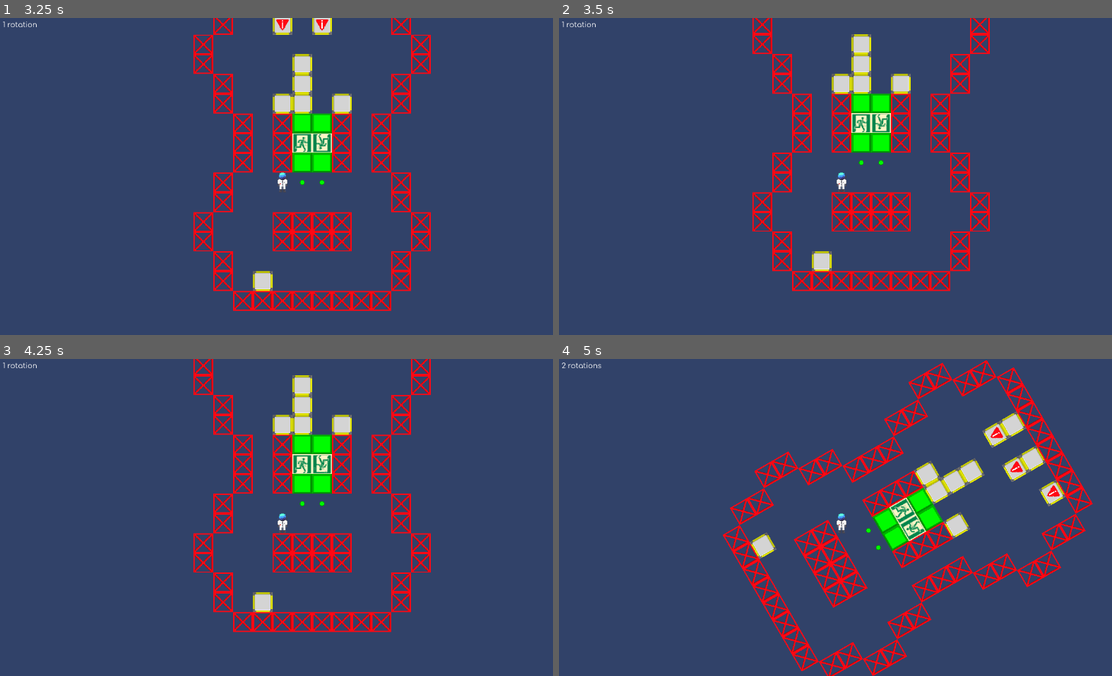
Above: before the commit, frames 1-4 (two rows, left to right).
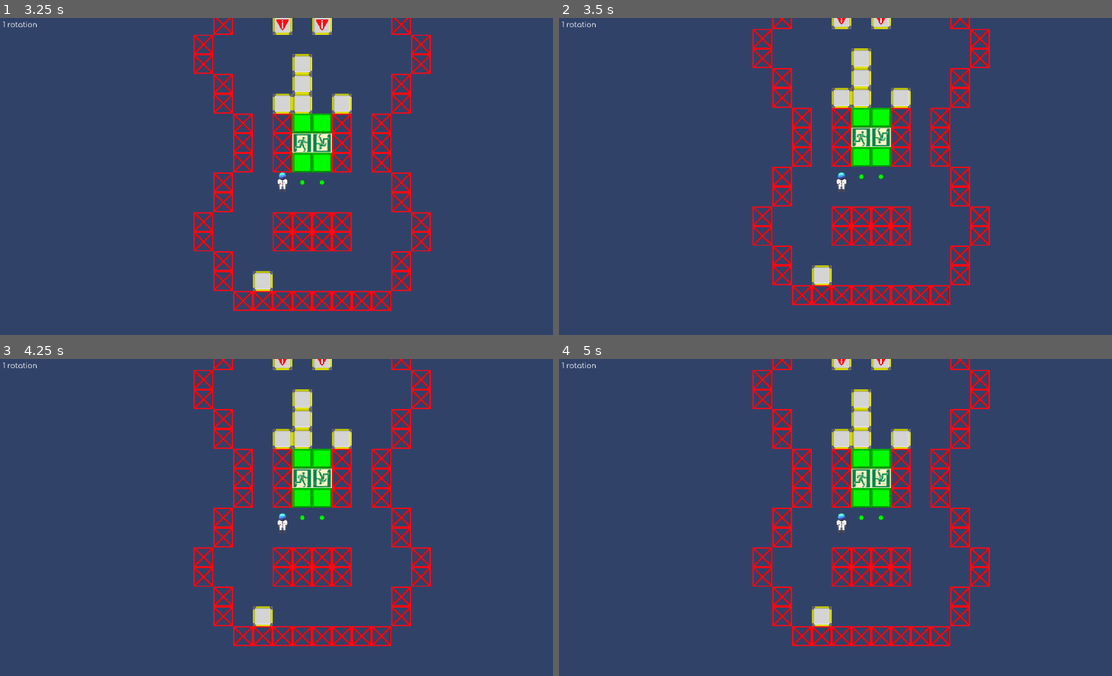
Above: after the commit, the same moments.

Repository: wojtekmal/escape-blocks
Game: Godot game, scene res://levels/level_2_v2.tscn
Two runs of this game, one before a commit and one after it. Both use one fixed random seed, a clock stepped at 60 frames per second and the inputs below. This scene is started directly instead of the project's main scene.
Inputs (mouse positions are in pixels of both pictures, inside the frame that each line leads up to):
- Up to frame 1 (3.25 s): move the mouse to (254, 239) at 0.52 s; hold Up (gravity_up) 0.53-2.03 s; click (254, 239) at 0.67 s; tap W (jump) at 0.77, 1.52, 3.02 s; move the mouse to (453, 224) at 1.27 s; move the mouse to (110, 128) at 2.02 s; hold Left (gravity_left) from 2.03 s (still down); move the mouse to (309, 176) at 2.77 s; click (309, 176) at 2.92 s
- Up to frame 2 (3.5 s): keep holding Left (gravity_left)
- Up to frame 3 (4.25 s): keep holding Left (gravity_left); move the mouse to (199, 438) at 3.52 s; tap W (jump) at 3.77 s; tap T (debug1) at 4.15 s
- Up to frame 4 (5 s): move the mouse to (968, 501) at 4.27 s; release Left (gravity_left) at 4.28 s; hold Right (gravity_right) from 4.28 s (still down); tap W (jump) at 4.52 s

Frame 1 is identical in both runs. In frame 2, 11% of the frame differs, in the area x 34-78%, y 0-91%; in frame 3, 11%; in frame 4, 18%, in the area x 0-97%, y 0-100%.

Commit message:
Removed commented code.

Diff:
--- a/engine/scripts/LevelTemplate.gd
+++ b/engine/scripts/LevelTemplate.gd
@@ -127,16 +127,16 @@
 		elif entity.is_in_group("static_blocks"):
 			column_top_still_blocks[entity.board_cords.x] = entity.board_cords.y
 			var entity_below = column_top_entities[entity.board_cords.x]
+			entity.y_speed = 0
 
 			if (entity_below != counter && (entity.y_speed - entity_below.y_speed) * delta >=
 				entity_below.position.y - entity.position.y - 32 - get_y_size(entity_below) / 2):
 				entity_below.y_speed = entity.y_speed
 			column_top_entities[entity.board_cords.x] = entity
 		elif entity.is_in_group("doors") && !entity.open:
-			#if Input.is_action_just_pressed("debug1"):
-			#	print(entity.board_cords)
 			column_top_still_blocks[entity.board_cords.x] = entity.board_cords.y
 			var entity_below = column_top_entities[entity.board_cords.x]
+			entity.y_speed = 0
 
 			if (entity_below != counter && (entity.y_speed - entity_below.y_speed) * delta >=
 				entity_below.position.y - entity.position.y - 32 - get_y_size(entity_below) / 2):
@@ -150,7 +150,6 @@
 	if block.is_falling:
 		block.y_speed += 1000 * delta
 	else:
-		#print("entered else")
 		block.y_speed = 0
 	var delta_height = delta * block.y_speed
 	var new_block_cord_y = floori(block.position.y - top_wall + delta_height - 32 - 1) / 64 + 1
@@ -197,7 +196,6 @@
 	else:
 		player.y_speed = 0
 
-	# First I move the player left/right.
 	var x_speed = 0
 
 	if Input.is_action_pressed("move_left"):
@@ -238,25 +236,9 @@
 
 	player_left_column = floori(player.position.x - (size.x / 2) - left_wall) / 64
 	player_right_column = my_floor(player.position.x + (size.x / 2) - left_wall) / 64
-	#print(player_right_column)
 	var max_height_1 = column_top_still_blocks[player_left_column] - 1
 	var max_height_2 = column_top_still_blocks[player_right_column] - 1
 	var max_height = min(max_height_1, max_height_2)
-	#var min_pos_y = top_wall + size.y / 2
-	#var speed_of_ceiling := 0
-	#var ceiling_y_pos = top_wall
-
-	#for entity in moving_entities:
-	#	if (entity.is_in_group("player") or
-	#		(entity.board_cords.x != player_left_column and
-	#		entity.board_cords.x != player_right_column) or
-	#		entity.position.y > player.position.y or
-	#		entity.is_in_group("doors") and entity.open):
-	#		continue
-	#
-	#	if (player.position.y - size.y / 2 + entity.position.y + 32) / 2 + size.y / 2 >= min_pos_y:
-	#		min_pos_y = (player.position.y - size.y / 2 + entity.position.y + entity.y_speed * delta + 32) / 2 + size.y / 2
-	#		speed_of_ceiling = entity.y_speed
 
 	var coyote_timer = $Player/CoyoteTimer
 
@@ -281,16 +263,10 @@
 	column_top_entities[player_left_column] = player
 	column_top_entities[player_right_column] = player
 
-	#if player.position.y + delta_height <= min_pos_y:
-	#	player.y_speed = speed_of_ceiling
 	if player.y_speed < 0:
 		player.position.y += delta_height
 		player.is_falling = true
 		return
-
-	#if Input.is_action_just_pressed("debug1"):
-	#	for column in column_top_still_blocks:
-	#		print(column)
 
 	if player.position.y == top_wall + max_height * 64 + 32:
 		column_top_still_blocks[player_left_column] = max_height
@@ -402,9 +378,6 @@
 			round((entity.position.x - left_wall - 32) / 64),
 			round((entity.position.y - top_wall - 32) / 64)
 		)
-
-		#if entity.is_in_group("doors"):
-		#	print(entity.board_cords)
 
 	for i in range(0, wasd.size()):
 		var w = wasd[i]
@@ -416,9 +389,6 @@
 			round((w.position.y - top_wall - 32) / 64)
 		)
 
-		#if w.is_in_group("doors") && !w.open:
-		#	print(w.board_cords)
-
 	var min_left = left_wall + (size.x / 2)
 	var max_right = -left_wall - (size.x / 2)
 	var player_left_column = floori(player.position.x - (size.x / 2) - left_wall) / 64
@@ -445,9 +415,7 @@
 	top_wall = -board_dimensions.y * 32
 
 	for child in get_children():
-		#print_debug(child.get_name())
 		if child.is_in_group("interacting_entities"):
-			#print_debug("check")
 			child.board_dimensions = board_dimensions
 		elif child.is_in_group("wasd"):
 			child.board_dimensions = board_dimensions
@@ -509,28 +477,6 @@
 			$Control/CanvasLayer/RichTextLabel.visible = true
 			$Control/CanvasLayer/ColorRect.visible = true
 
-#func _on_door_spawn(door : Object, value):
-#	if not value:
-#		var new_block
-#		if door in door_blocks.keys():
-#			new_block = door_blocks[door]
-#		else:
-#			var block = tile_blocks["barrier"];
-#			new_block = block["resource"].instantiate()
-#		new_block.board_cords = door.board_cords
-#		new_block.board_dimensions = board_dimensions
-#		new_block.start_rotations = 0
-#		if door in door_blocks.keys():
-#			door_blocks
-#		else:
-#			door_blocks[door] = new_block
-#			call_deferred("add_child", new_block)
-#	else:
-#		door_blocks[door].call_deferred("queue_free")
-#		to_remove.push_back(door_blocks[door])
-#		door_blocks.erase(door)
-#		door_blocks[door].board_cords = board_dimensions - Vector2i(1, 1)
-
 func manage_doors():
 	if !rotation_timer.is_stopped():
 		return
